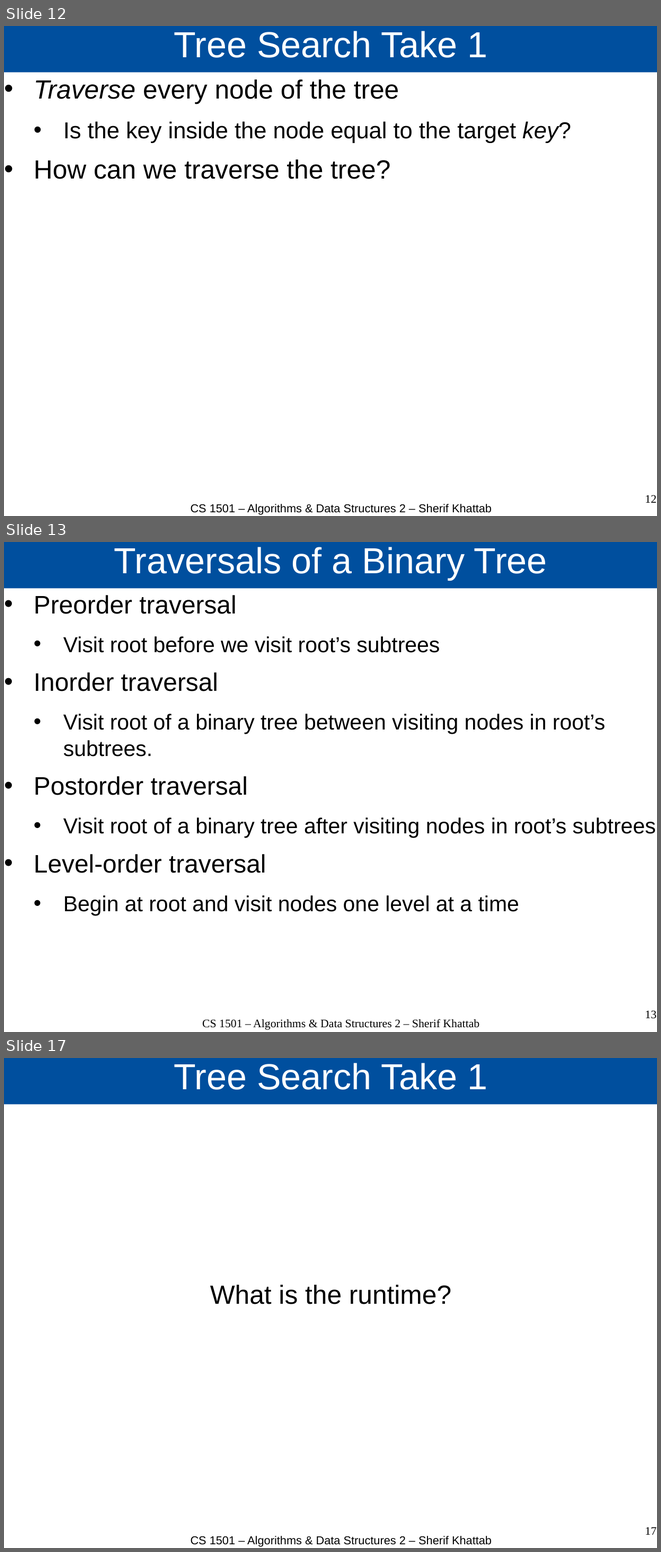
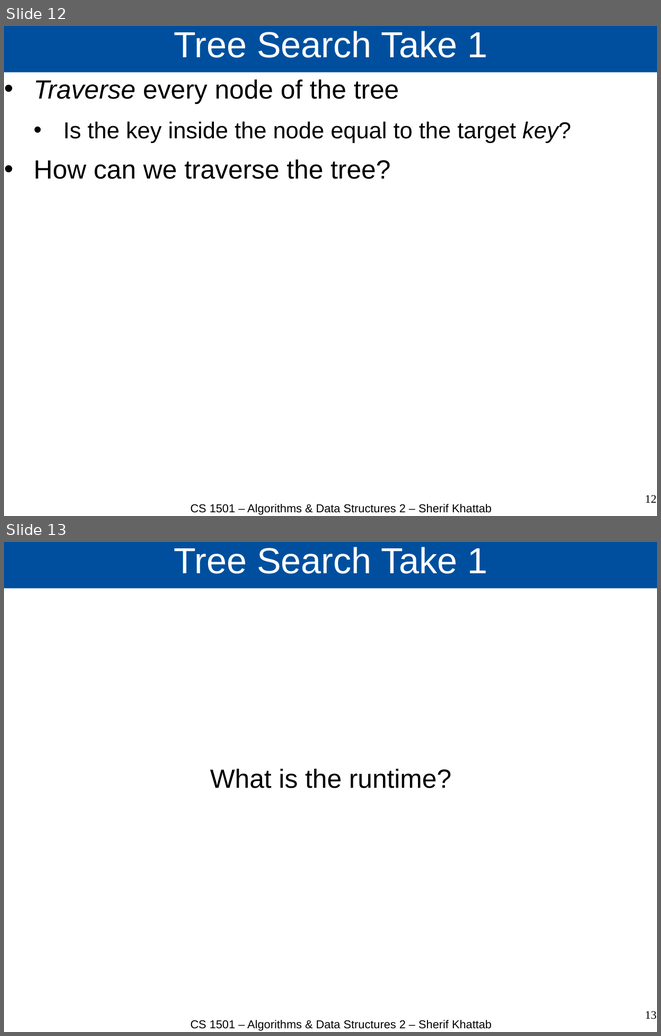
Before and after one commit to cs1501-2224/handouts, a slide deck: DraftSlides/Lecture3.pptx. Shown one above the other, each under a label of ours: slides 12, 13 and 17 before the commit, slides 12 and 13 after it; the slides between them are not shown. The pictures are 661x1552 and 661x1036 pixels, drawn with LibreOffice and Linux fonts; fonts in the diff are those of the drawing. Boxes give left, top, right and bottom in pixels: in the first picture for what was removed or moved away, otherwise in the second. Text is boxed around its words. In the diff, an @@ line names an element or a change of style, - is before the commit and + after.

```diff
--- a/DraftSlides/Lecture3.pptx
+++ b/DraftSlides/Lecture3.pptx
@@ slide 13 removed at bbox=[4, 542, 657, 1032], background #FFFFFF @@
@@ title removed at bbox=[4, 542, 657, 589] @@
-Traversals of a Binary Tree
@@ text removed at bbox=[34, 595, 656, 916] @@
-• Preorder traversal
-  • Visit root before we visit root’s subtrees
-• Inorder traversal
-  • Visit root of a binary tree between visiting nodes in root’s subtrees.
-• Postorder traversal
-  • Visit root of a binary tree after visiting nodes in root’s subtrees
-• Level-order traversal
-  • Begin at root and visit nodes one level at a time
@@ page number removed at bbox=[645, 1011, 656, 1019] @@
-13
@@ text removed at bbox=[202, 1019, 479, 1030] @@
-CS 1501 – Algorithms & Data Structures 2 – Sherif Khattab
@@ what was slide 17 is now slide 13 @@
@@ page number at bbox=[645, 1011, 656, 1020]: text changed @@
-17
+13
```
Also in this commit, not shown: 1 slide changed, 7 other slides removed, 3 other files.
